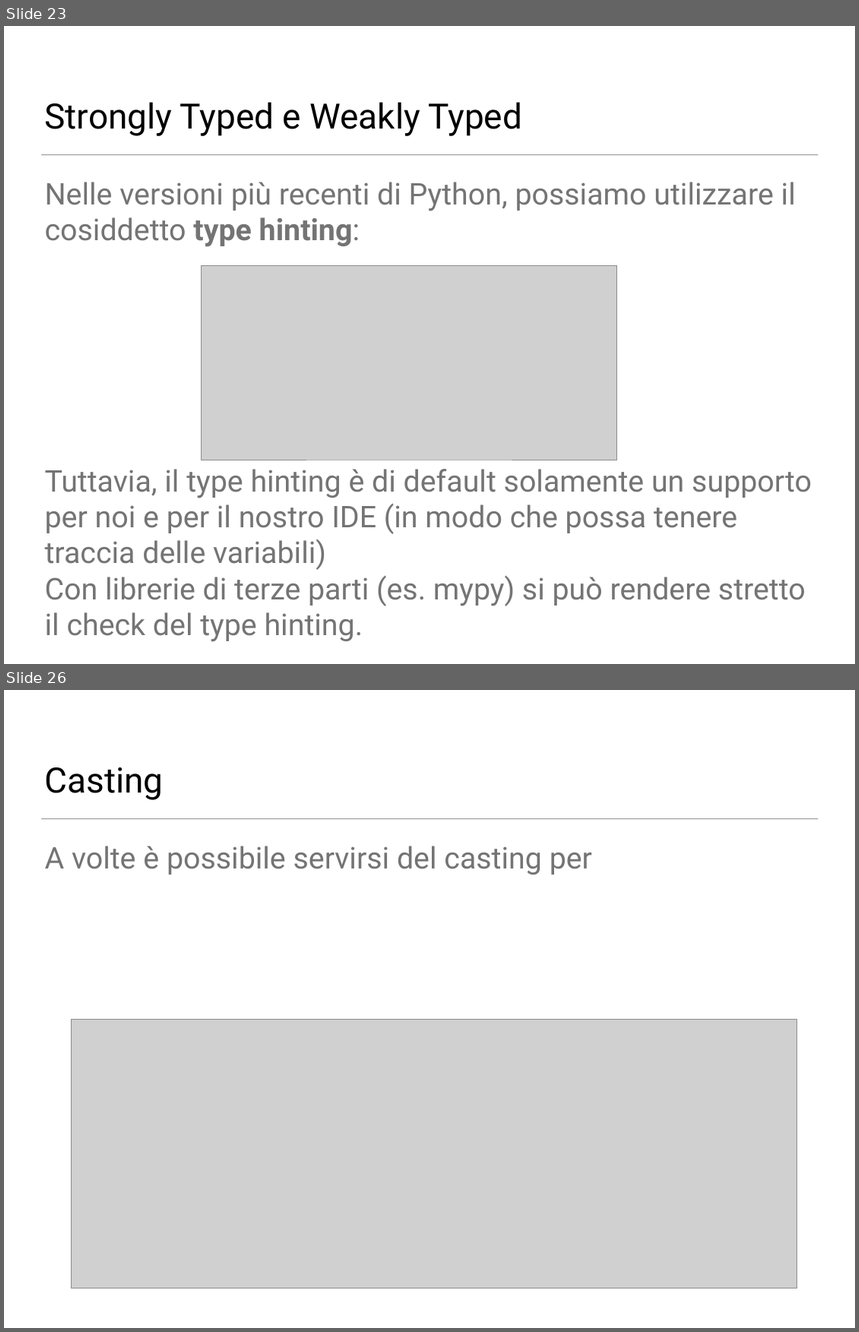
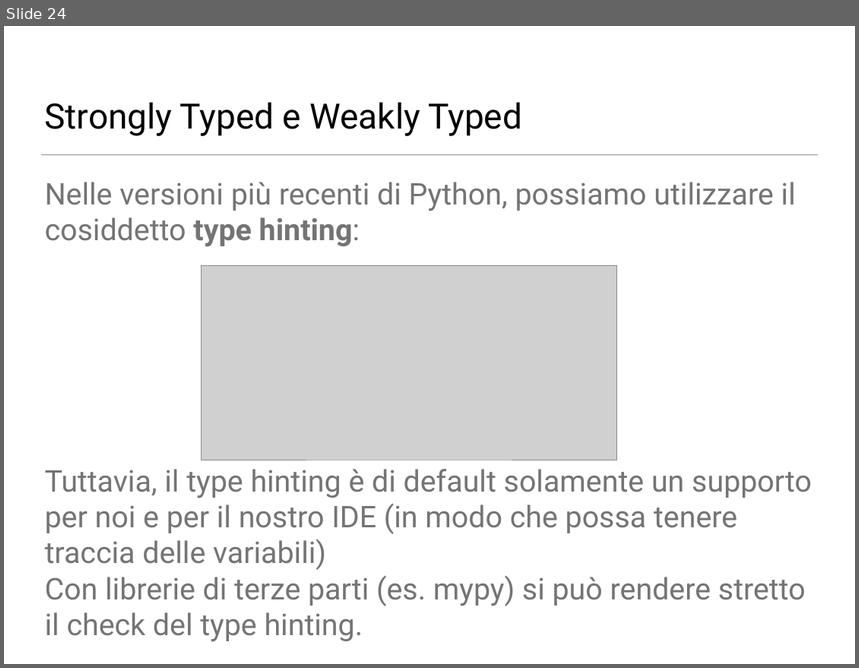
Before and after one commit to NicolaGrego2001/NicolaGrego2001, a slide deck: logica.odp. Shown one above the other, each under a label of ours: slides 23 and 26 before the commit, slide 24 after it; the slides between them are not shown. The pictures are 859x1332 and 859x668 pixels, drawn with LibreOffice and Linux fonts; fonts in the diff are those of the drawing; grey boxes stand for pictures; background and template pictures are left out. Boxes give left, top, right and bottom in pixels: in the first picture for what was removed or moved away, otherwise in the second. Text is boxed around its words. In the diff, an @@ line names an element or a change of style, - is before the commit and + after.

```diff
--- a/logica.odp
+++ b/logica.odp
@@ slide 26 removed at box(4, 690, 855, 1328), background picture (left out); not listed: 1 template element that a slide beside it also shows @@
@@ text removed at box(45, 768, 164, 800) @@
-Casting
@@ text removed at box(45, 846, 592, 875) @@
-A volte è possibile servirsi del casting per
@@ picture removed at box(71, 1019, 797, 1289) @@
@@ what was slide 23 is now slide 24 @@
```
Also in this commit, not shown: 9 slides changed, 1 slide added, 1 other slide removed, 1 other file.
